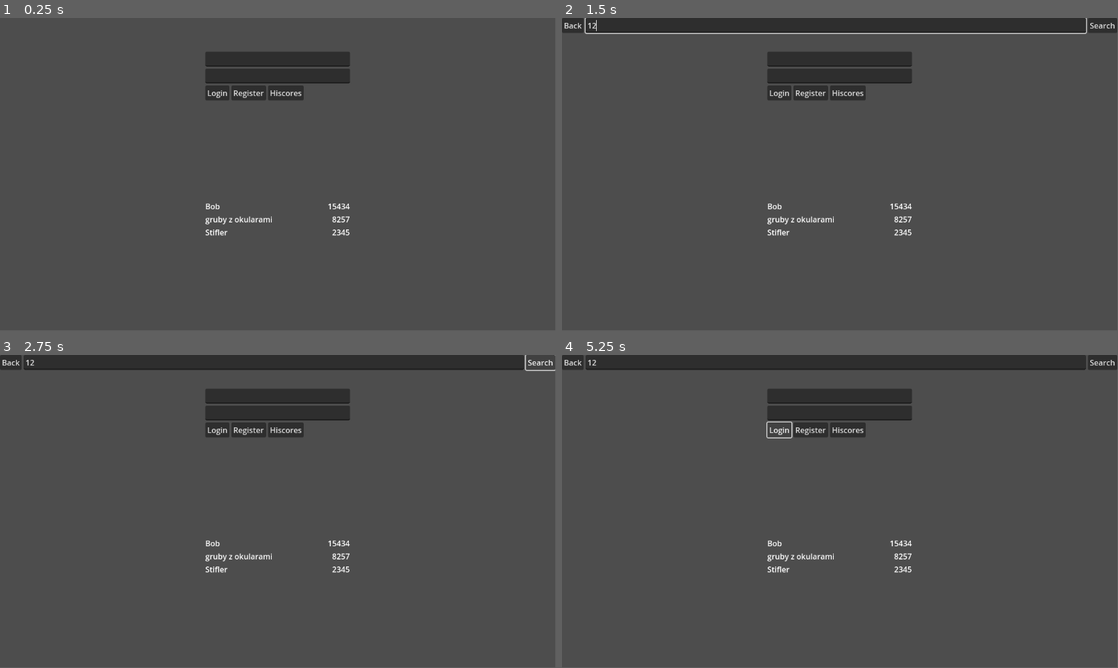
Above: before the commit, frames 1-4 (two rows, left to right).
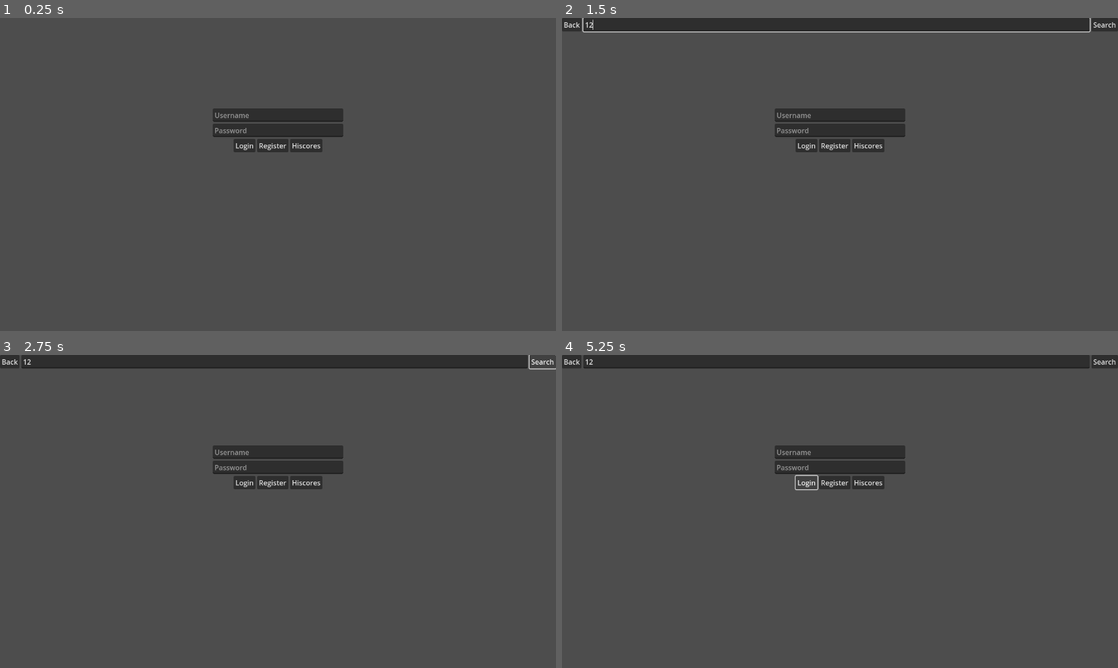
Above: after the commit, the same moments.

Repository: ghorshy/multiplayer-game
Game: Godot game, scene res://states/connected/connected.tscn
The game is run twice, just before and just after one commit, with the same random seed, the same clock (stepped at 60 frames per second) and the same inputs. This scene is started directly instead of the project's main scene.
Inputs (mouse positions are in pixels of both pictures, inside the frame that each line leads up to):
- Up to frame 1 (0.25 s): no input
- Up to frame 2 (1.5 s): click "Hiscores" at 0.5 s; click (834, 24) at 1.27 s; type "12" at 1.35 s
- Up to frame 3 (2.75 s): click "Search" at 2 s
- Up to frame 4 (5.25 s): click "Login" at 2.75 s; click "Register" at 3.5 s; click "Search" at 4.25 s; click "Login" at 5 s
In our replay, the window is 799x449 before the commit and 800x450 after it. These sizes can differ from the game's own. Grey fills any space a smaller window leaves; there, only what the larger window draws over its background counts as a difference.

The runs differ from the first frame. In frame 1, 6.0% of the frame differs, in the area x 36-63%, y 10-70%; in frame 2, 7.0%, in the area x 0-100%, y 0-70%; in frame 3, 6.4%; in frame 4, 6.2%.

Commit message:
Set stretch and focus

Diff:
--- a/client/project.godot
+++ b/client/project.godot
@@ -24,6 +24,12 @@
 
 gdscript/warnings/untyped_declaration=1
 
+[display]
+
+window/size/viewport_width=1280
+window/size/viewport_height=720
+window/stretch/mode="viewport"
+
 [editor_plugins]
 
 enabled=PackedStringArray("res://addons/protobuf/plugin.cfg")
--- a/client/states/connected/connected.gd
+++ b/client/states/connected/connected.gd
@@ -18,11 +18,6 @@
 	login_button.pressed.connect(_on_login_button_pressed)
 	register_button.pressed.connect(_on_register_button_pressed)
 	hiscores_button.pressed.connect(_on_hiscores_button_pressed)
-
-	var _hiscores := $UI/VBoxContainer/Hiscores as Hiscores
-	_hiscores.set_hiscore("Bob", 15434)
-	_hiscores.set_hiscore("Stifler", 2345)
-	_hiscores.set_hiscore("gruby z okularami", 8257)
 
 
 func _on_ws_packet_received(packet: packets.Packet) -> void:
--- a/client/states/connected/connected.tscn
+++ b/client/states/connected/connected.tscn
@@ -1,8 +1,7 @@
-[gd_scene load_steps=4 format=3 uid="uid://d05wbkrwbasxi"]
+[gd_scene load_steps=3 format=3 uid="uid://d05wbkrwbasxi"]
 
 [ext_resource type="Script" uid="uid://n8b0e4aako3j" path="res://states/connected/connected.gd" id="1_idi6s"]
 [ext_resource type="Script" uid="uid://qms7yu0yo86t" path="res://classes/log/log.gd" id="1_jx7w3"]
-[ext_resource type="PackedScene" uid="uid://d4dcg3lj77o8d" path="res://classes/hiscores/hiscores.tscn" id="3_kh2bm"]
 
 [node name="Connected" type="Node"]
 script = ExtResource("1_idi6s")
@@ -25,32 +24,43 @@
 
 [node name="UsernameField" type="LineEdit" parent="UI/VBoxContainer"]
 layout_mode = 2
+focus_neighbor_bottom = NodePath("../PasswordField")
+placeholder_text = "Username"
 
 [node name="PasswordField" type="LineEdit" parent="UI/VBoxContainer"]
 layout_mode = 2
+focus_neighbor_top = NodePath("../UsernameField")
+focus_neighbor_bottom = NodePath("../HBoxContainer/LoginButton")
+placeholder_text = "Password"
+virtual_keyboard_type = 6
+secret = true
 
 [node name="HBoxContainer" type="HBoxContainer" parent="UI/VBoxContainer"]
 layout_mode = 2
+alignment = 1
 
 [node name="LoginButton" type="Button" parent="UI/VBoxContainer/HBoxContainer"]
 layout_mode = 2
+focus_neighbor_right = NodePath("../RegisterButton")
 text = "Login"
 
 [node name="RegisterButton" type="Button" parent="UI/VBoxContainer/HBoxContainer"]
 layout_mode = 2
+focus_neighbor_left = NodePath("../LoginButton")
+focus_neighbor_top = NodePath("../../PasswordField")
+focus_neighbor_right = NodePath("../HiscoresButton")
 text = "Register"
 
 [node name="HiscoresButton" type="Button" parent="UI/VBoxContainer/HBoxContainer"]
 unique_name_in_owner = true
 layout_mode = 2
+focus_neighbor_left = NodePath("../RegisterButton")
+focus_neighbor_top = NodePath("../../PasswordField")
 text = "Hiscores"
 
 [node name="Log" type="RichTextLabel" parent="UI/VBoxContainer"]
 custom_minimum_size = Vector2(0, 200)
 layout_mode = 2
+scroll_following = true
 script = ExtResource("1_jx7w3")
 metadata/_custom_type_script = "uid://qms7yu0yo86t"
-
-[node name="Hiscores" parent="UI/VBoxContainer" instance=ExtResource("3_kh2bm")]
-custom_minimum_size = Vector2(0, 200)
-layout_mode = 2
--- a/client/states/entered/entered.tscn
+++ b/client/states/entered/entered.tscn
@@ -9,6 +9,7 @@
 [node name="UI" type="CanvasLayer" parent="."]
 
 [node name="Log" parent="UI" instance=ExtResource("2_ltgjr")]
+scroll_following = true
 
 [node name="LineEdit" type="LineEdit" parent="UI"]
 anchors_preset = 12
--- a/client/states/ingame/ingame.tscn
+++ b/client/states/ingame/ingame.tscn
@@ -52,5 +52,6 @@
 unique_name_in_owner = true
 custom_minimum_size = Vector2(0, 150)
 layout_mode = 2
+scroll_following = true
 
 [node name="World" type="Node2D" parent="."]
